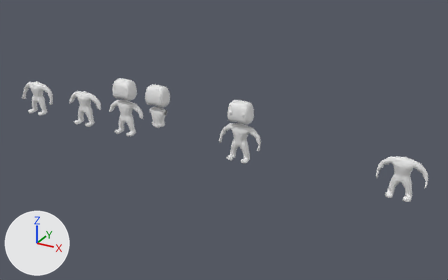
Before and after pictures for a commit that changed the Blender file Deadpool.blend.
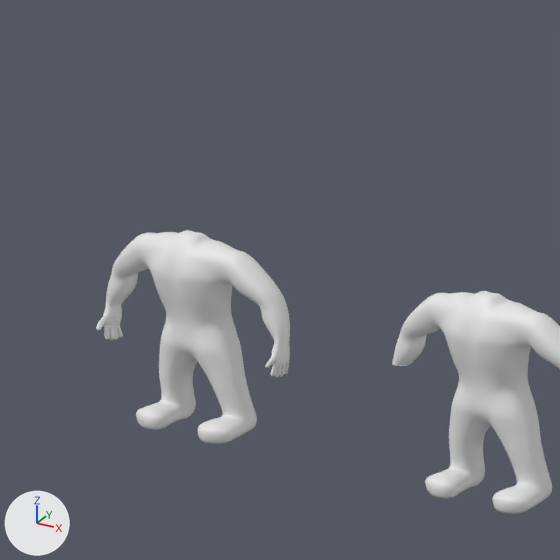
The first picture shows the older version from a camera (50 mm lens) standing at (25.1, -48.9, 21.2) and looking at (-2.3, 0.8, -3.7). The close-ups show both versions on the part from 1% to 21% of the width and 16% to 48% of the height of that picture; other places that the commit changed are outside them. Arrows for +X, +Y and +Z are at lower left; the lights stay in place.
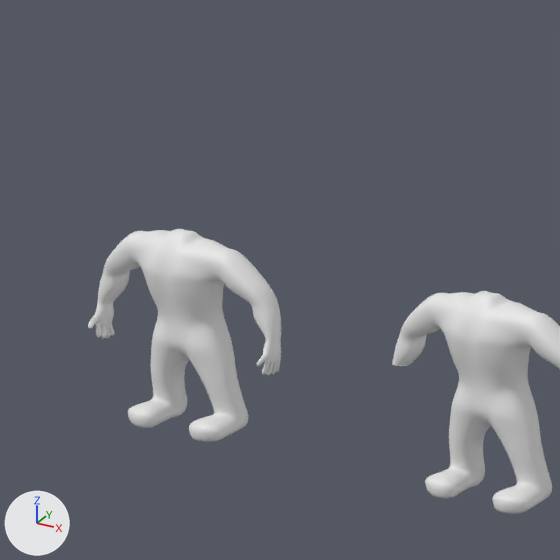
Where the change shows, as pixel boxes (x1, y1, x2, y2) in the close-ups (560 x 560 px):
'Cube.007', moved (not visible afterwards): before (96, 230, 290, 444)
'HighPolyBody2', added: after (88, 229, 281, 442)

Patch to the scene script:
```diff
--- a/Deadpool.blend.py
+++ b/Deadpool.blend.py
@@ ob_cube_007 @@
 ob_cube_007 = bpy.data.objects.new('Cube.007', me_cube_008)
-ob_cube_007.location = (-26.2, 0.0, -2.27)
+ob_cube_007.location = (15.55, 0.0, -2.27)
 ob_cube_007.scale = (0.797, 0.5, 0.844)
@@ ob_highpolybody2 @@
+ob_highpolybody2 = bpy.data.objects.new('HighPolyBody2', me_cube_008.copy())  # the mesh of ob_cube_007
+ob_highpolybody2.location = (-26.41, 0.0, -2.27)
+ob_highpolybody2.scale = (0.797, 0.5, 0.844)
+_m = ob_highpolybody2.modifiers.new('Mirror', 'MIRROR')
+_m.use_clip = True
+_m = ob_highpolybody2.modifiers.new('Subdivision', 'SUBSURF')
+_m.levels = 6
```
